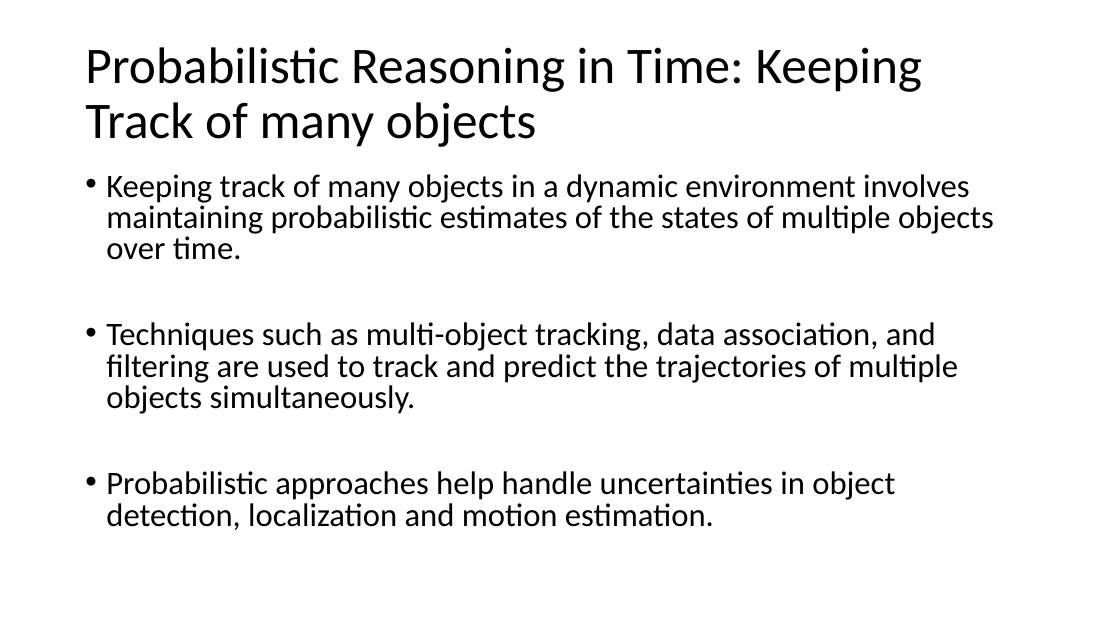
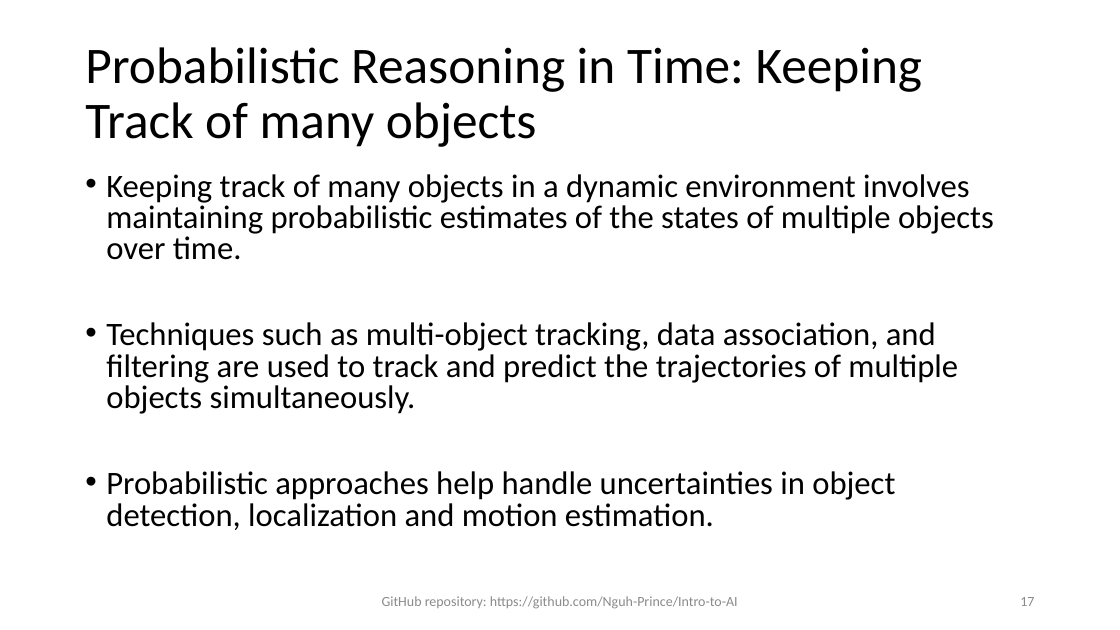
Before and after one commit to Nguh-Prince/Intro-to-AI, a slide deck: slide 17 of Chapter IV/Chapter IV Uncertain Knowledge and Reasoning.pptx. Drawn at 1120x630 pixels with LibreOffice and Linux fonts; fonts in the diff are those of the drawing. Boxes give left, top, right and bottom in pixels: in the first picture for what was removed or moved away, otherwise in the second. Text is boxed around its words. In the diff, an @@ line names an element or a change of style, - is before the commit and + after.

Commit message:
Added github link to footers of slides

```diff
--- a/Chapter IV/Chapter IV Uncertain Knowledge and Reasoning.pptx
+++ b/Chapter IV/Chapter IV Uncertain Knowledge and Reasoning.pptx
@@ text added at (382,596,738,609), 12 pt, text #8C8C8C @@
+GitHub repository: https://github.com/Nguh-Prince/Intro-to-AI
@@ page number added at (1020,597,1034,606), 12 pt, text #8C8C8C @@
+17
```
Also in this commit, not shown: 21 other slides changed, 2 other files.
